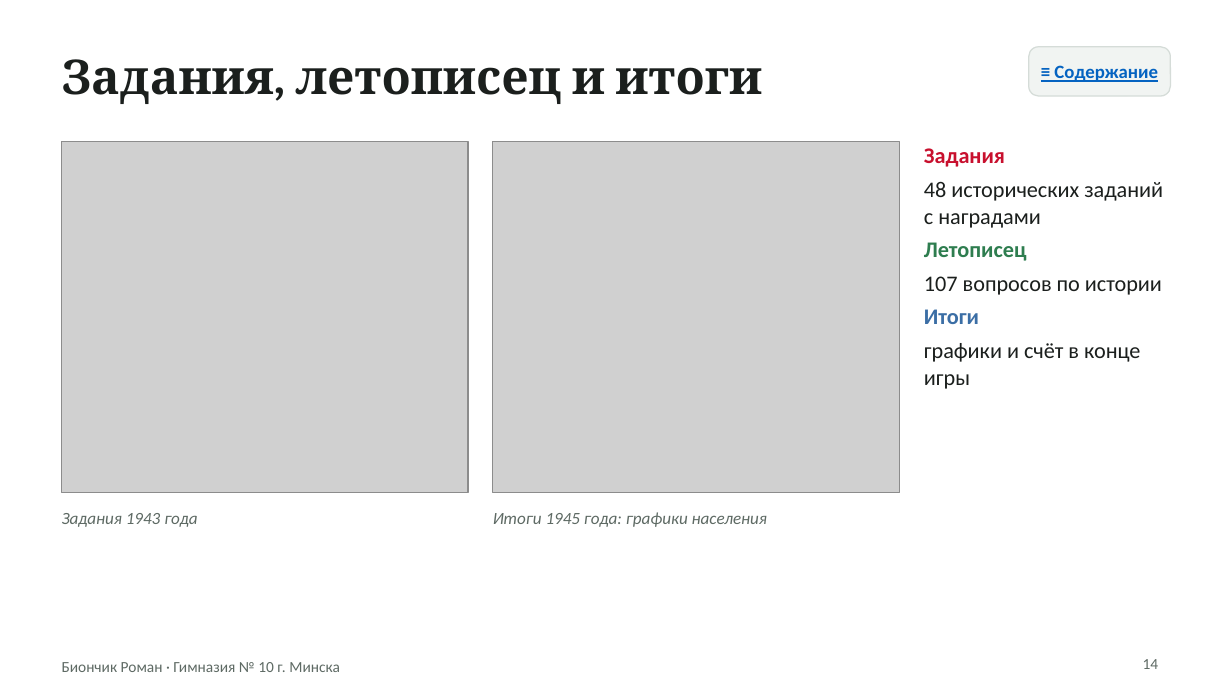
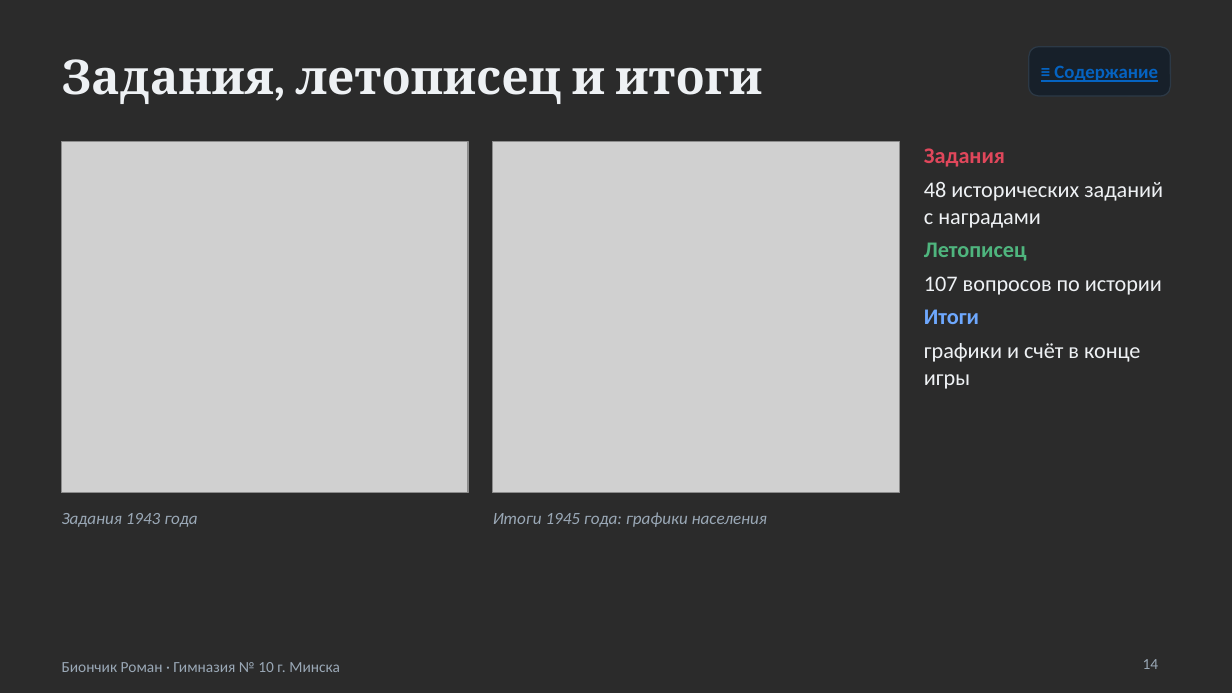
Before and after one commit to rteaminfo1-source/xy-, a slide deck: slide 14 of belarus-game/docs/Презентация - Судьба Республики Беларусь.pptx. Drawn at 1232x693 pixels with LibreOffice and Linux fonts; fonts in the diff are those of the drawing; grey boxes stand for pictures; background and template pictures are left out; a plain dark background stands for a picture behind light text. Boxes give left, top, right and bottom in pixels: in the first picture for what was removed or moved away, otherwise in the second. Text is boxed around its words. In the diff, an @@ line names an element or a change of style, - is before the commit and + after.

```diff
--- a/belarus-game/docs/Презентация - Судьба Республики Беларусь.pptx
+++ b/belarus-game/docs/Презентация - Судьба Республики Беларусь.pptx
@@ background #FFFFFF to picture (left out) @@
@@ title "Задания, летописец и итоги" at [62, 59, 762, 104]: text colour #1B1F1D to #EEF1F4 @@
@@ rounded rectangle at [1029, 47, 1170, 96]: fill #F1F4F2 to #17202A; outline #D5DCD8 0.75 pt to #2C3946 0.75 pt @@
@@ text "Задания" at [924, 148, 1163, 389]: text colour #C8102E to #E0475B in "Задания"; text colour #1B1F1D to #EEF1F4 in "48 исторических заданий с наградами", "107 вопросов по истории", "графики и счёт в конце игры"; text colour #2E7D4F to #4FB57E in "Летописец"; text colour #3B6EA5 to #6EA8FE in "Итоги" @@
@@ text colour #5E6A64 to #9AA8B6 in 4 elements at [62, 513, 197, 527], [493, 512, 767, 527], [1143, 659, 1159, 669], [62, 662, 340, 672] @@
```
Also in this commit, not shown: 21 other slides changed, 2 other files.
